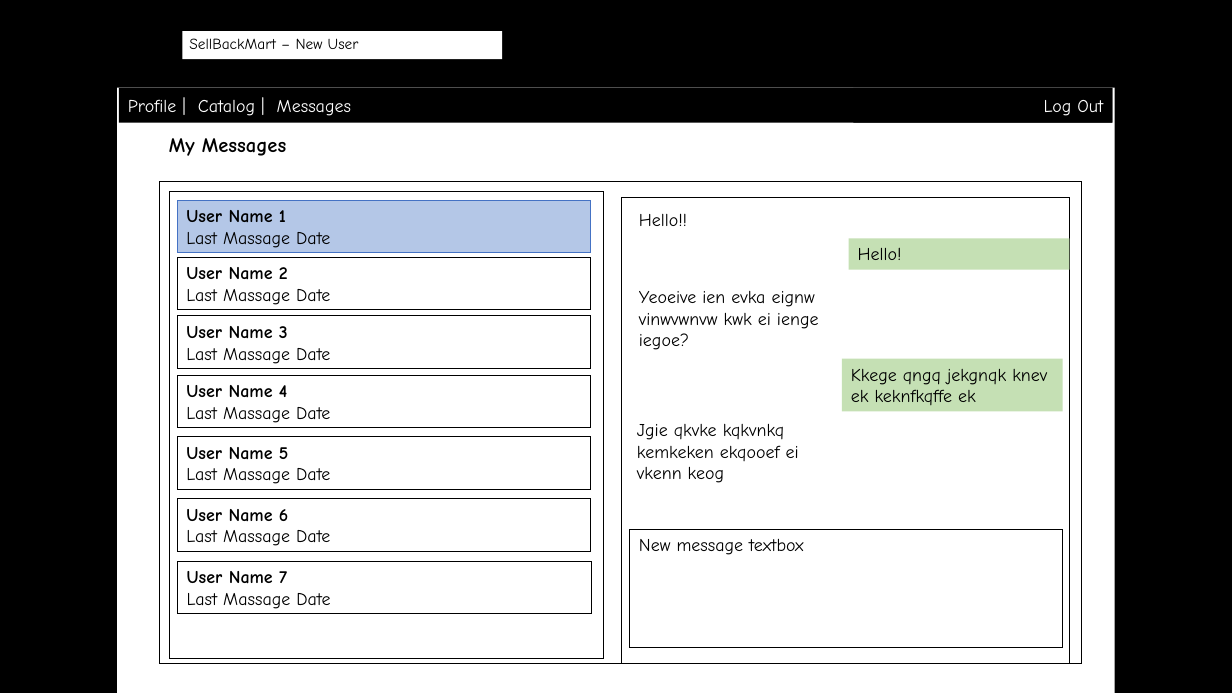
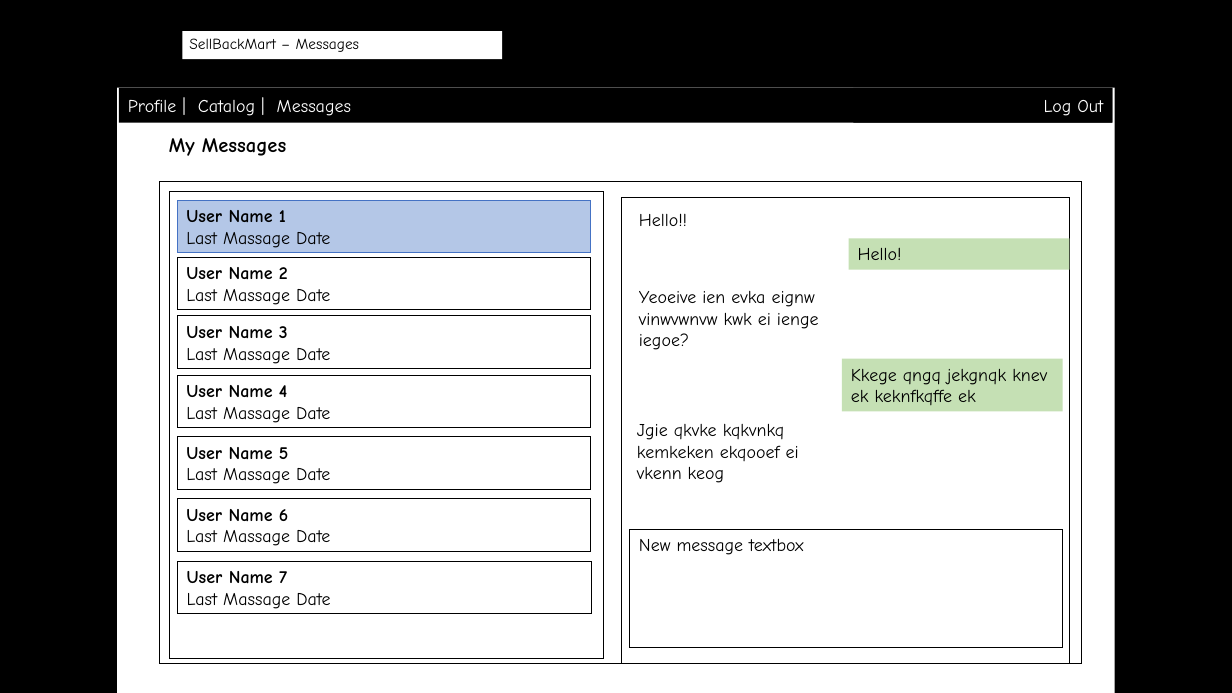
Before and after one commit to byllynho/SellBackMart, a slide deck: slide 7 of docs/wireframes/wireframes.pptx (slide 4 before the commit). Drawn at 1232x693 pixels with LibreOffice and Linux fonts; fonts in the diff are those of the drawing; background and template pictures are left out. Boxes give left, top, right and bottom in pixels: in the first picture for what was removed or moved away, otherwise in the second. Text is boxed around its words. In the diff, an @@ line names an element or a change of style, - is before the commit and + after.

```diff
--- a/docs/wireframes/wireframes.pptx
+++ b/docs/wireframes/wireframes.pptx
@@ text at bbox=[189, 38, 360, 52]: text changed @@
-SellBackMart – New User
+SellBackMart – Messages
```
Also in this commit, not shown: 10 other slides changed, 3 slides added.
